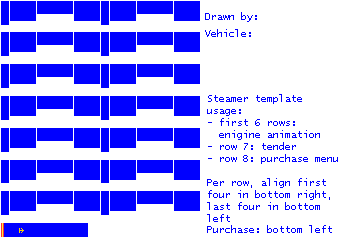
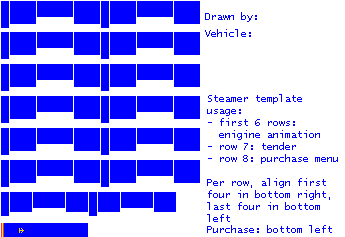
Layer changes from the first 345px x 237px image to the second:
painted on "empty.png" over left=1, top=14, right=200, bottom=216
